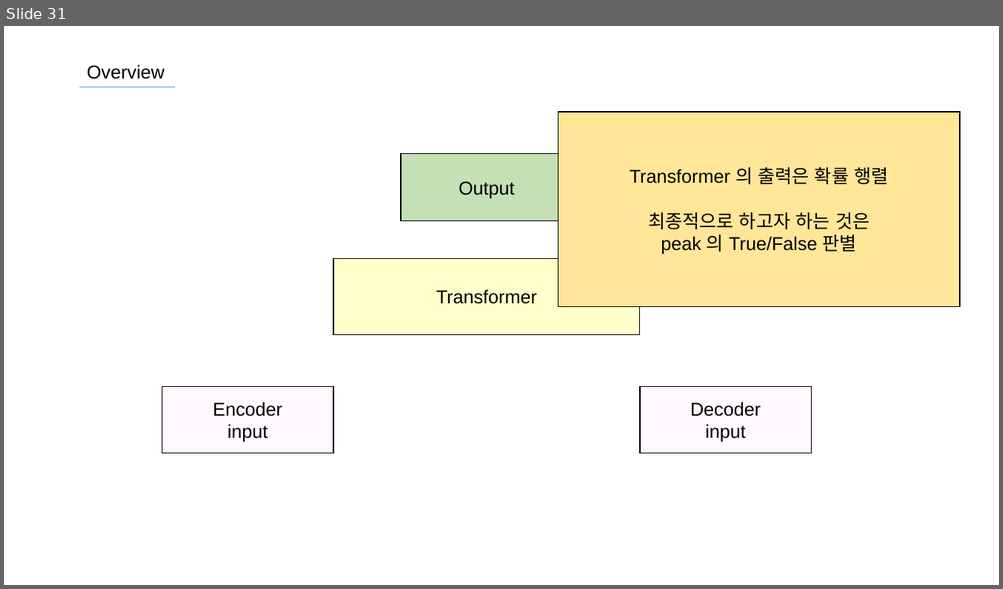
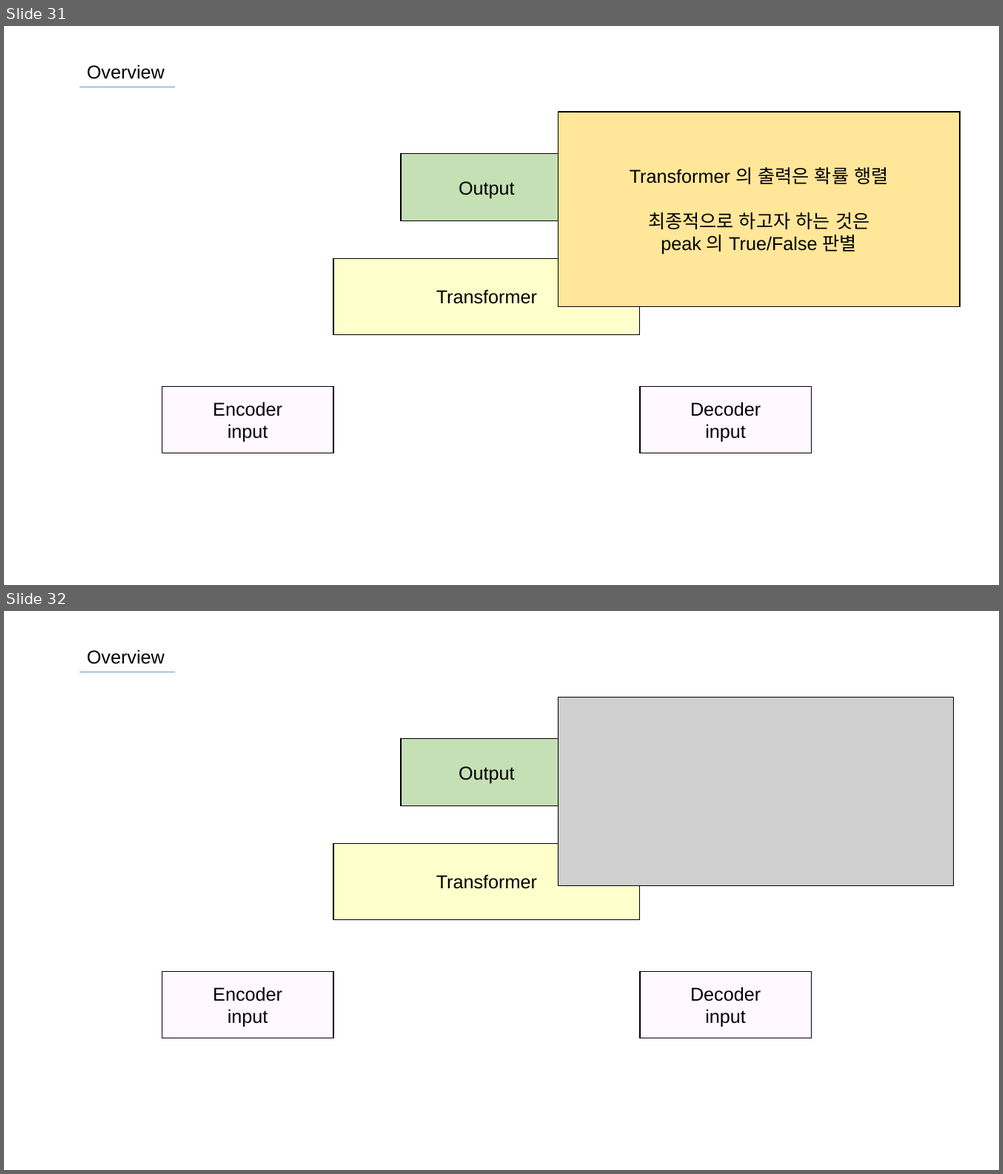
Before and after one commit to SiLviASizZ/HYU_2022, a slide deck: gradproj/Project/presentation/abstract_structure_on_transformer_based_ms_ms_spectrum_refining_model.pptx. Shown one above the other, each under a label of ours: slide 31 before the commit, slides 31 and 32 after it. The pictures are 1003x589 and 1003x1174 pixels, drawn with LibreOffice and Linux fonts; fonts in the diff are those of the drawing; grey boxes stand for pictures. Boxes give left, top, right and bottom in pixels: in the first picture for what was removed or moved away, otherwise in the second. Text is boxed around its words. In the diff, an @@ line names an element or a change of style, - is before the commit and + after.

```diff
--- a/gradproj/Project/presentation/abstract_structure_on_transformer_based_ms_ms_spectrum_refining_model.pptx
+++ b/gradproj/Project/presentation/abstract_structure_on_transformer_based_ms_ms_spectrum_refining_model.pptx
@@ slide 32 added at (4,611,999,1170), background #FFFFFF @@
@@ text added at (87,649,165,664), 18 pt, text #000000 @@
+Overview
@@ line added from (79, 672) to (175, 672), #5B9BD5 0.5 pt @@
@@ picture added at (558,697,953,886) @@
@@ rectangle added at (401,738,572,806), fill #C5E0B4, outline #000000 1 pt, 18 pt, text #000000 @@
+Output
@@ rectangle added at (333,844,640,920), fill #FFFFCC, outline #000000 1 pt, 18 pt, text #000000 @@
+Transformer
@@ rectangle added at (162,971,334,1039), fill #FFCCFF at 10% opacity, outline #000000 1 pt, 18 pt, text #000000 @@
+Encoder
+input
@@ rectangle added at (640,971,811,1039), fill #FFCCFF at 10% opacity, outline #000000 1 pt, 18 pt, text #000000 @@
+Decoder
+input
```
Also in this commit, not shown: 3 slides changed, 1 other slide added, 5 other files.
